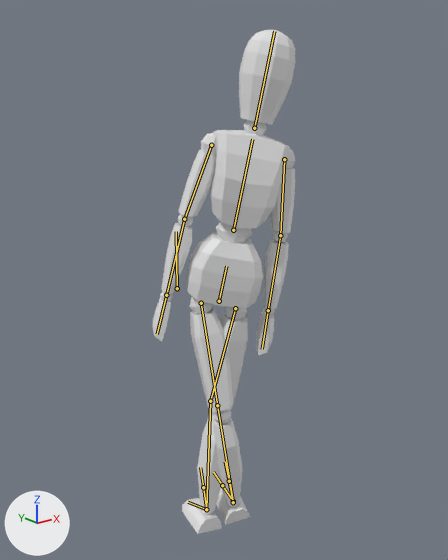
One commit to the FBX model Assets/Blender/Mannequin.fbx: the scene before it, then after it.
Camera for both pictures: a 50 mm lens placed at (-0.563, -0.715, 0.722), pointed at (0.015, 0.006, 0.433). Arrows for +X, +Y and +Z are at lower left; the lights stay in place. The picture after the commit comes second. Both versions are drawn at frame 2 of the action 'Armature|Twerk'; the numbers are the values there. The bones that change, and the others that lie on the model, are drawn over the model as lines.
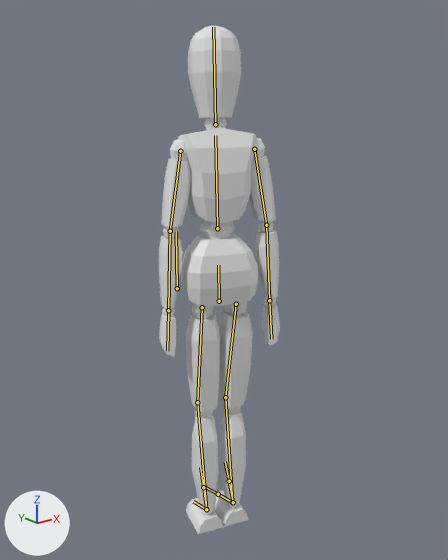
The change in detail:
Bone 'Hip' (bone_hip) turns from (7, 148, 13) to (4, -22, 0) degrees about its own x, y and z.
Bone 'Upper Leg.L' (bone_upper_leg_l) turns from (20, 159, 7) to (4, -7, 1) degrees about its own x, y and z.
Bone 'Lower Leg.L' (bone_lower_leg_l) turns from (-6, 0, 0) to (-3, 0, 0) degrees about its own x, y and z.
Bone 'Upper Leg.R' (bone_upper_leg_r) turns from (10, 172, 20) to (5, -7, 1) degrees about its own x, y and z.
Bone 'Lower Leg.R' (bone_lower_leg_r) turns from (18, 0, 0) to (-3, 0, 0) degrees about its own x, y and z.

What differs and where, as boxes (x1, y1, x2, y2) in the pictures (448 x 560 px):
'Cube', posed (16% narrower)
    before: (152, 30, 296, 534)
    after: (159, 26, 280, 534)
bone 'Hip', root to tip
    before: (219, 301) to (226, 266)
    after: (219, 301) to (218, 265)
bone 'Upper Leg.L', root to tip
    before: (235, 308) to (210, 401)
    after: (202, 307) to (197, 402)
bone 'Lower Leg.L', root to tip
    before: (210, 401) to (206, 509)
    after: (197, 402) to (206, 509)
bone 'Upper Leg.R', root to tip
    before: (201, 303) to (217, 405)
    after: (236, 304) to (225, 397)
bone 'Lower Leg.R', root to tip
    before: (217, 405) to (233, 501)
    after: (225, 397) to (232, 502)
